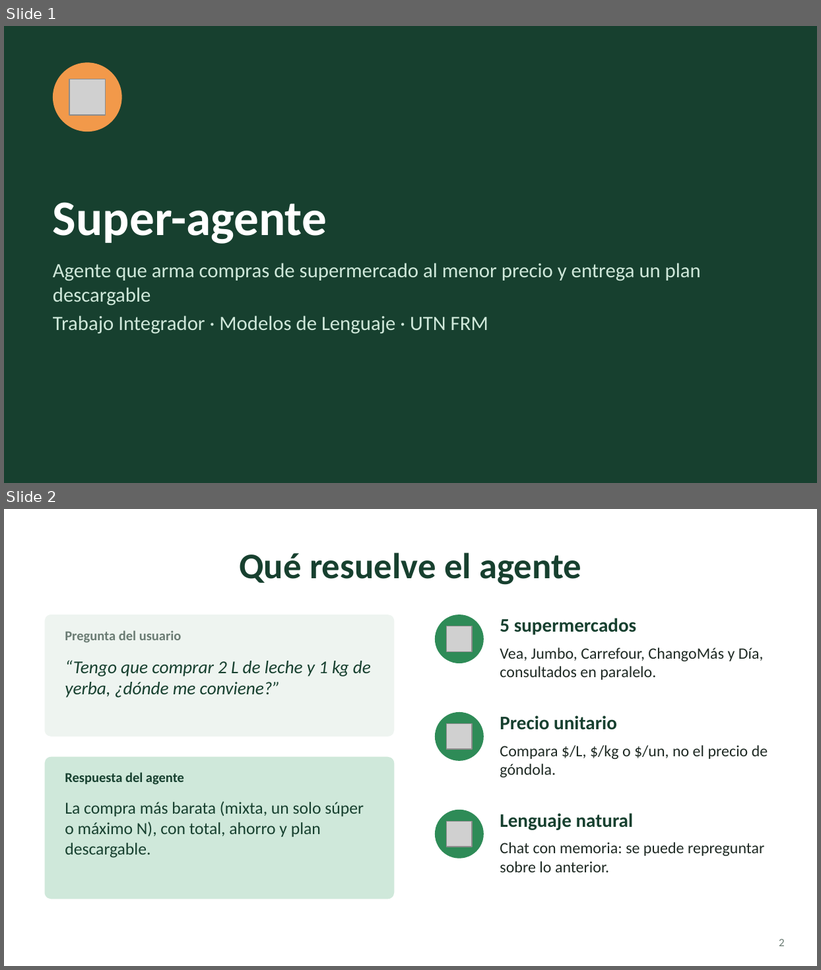
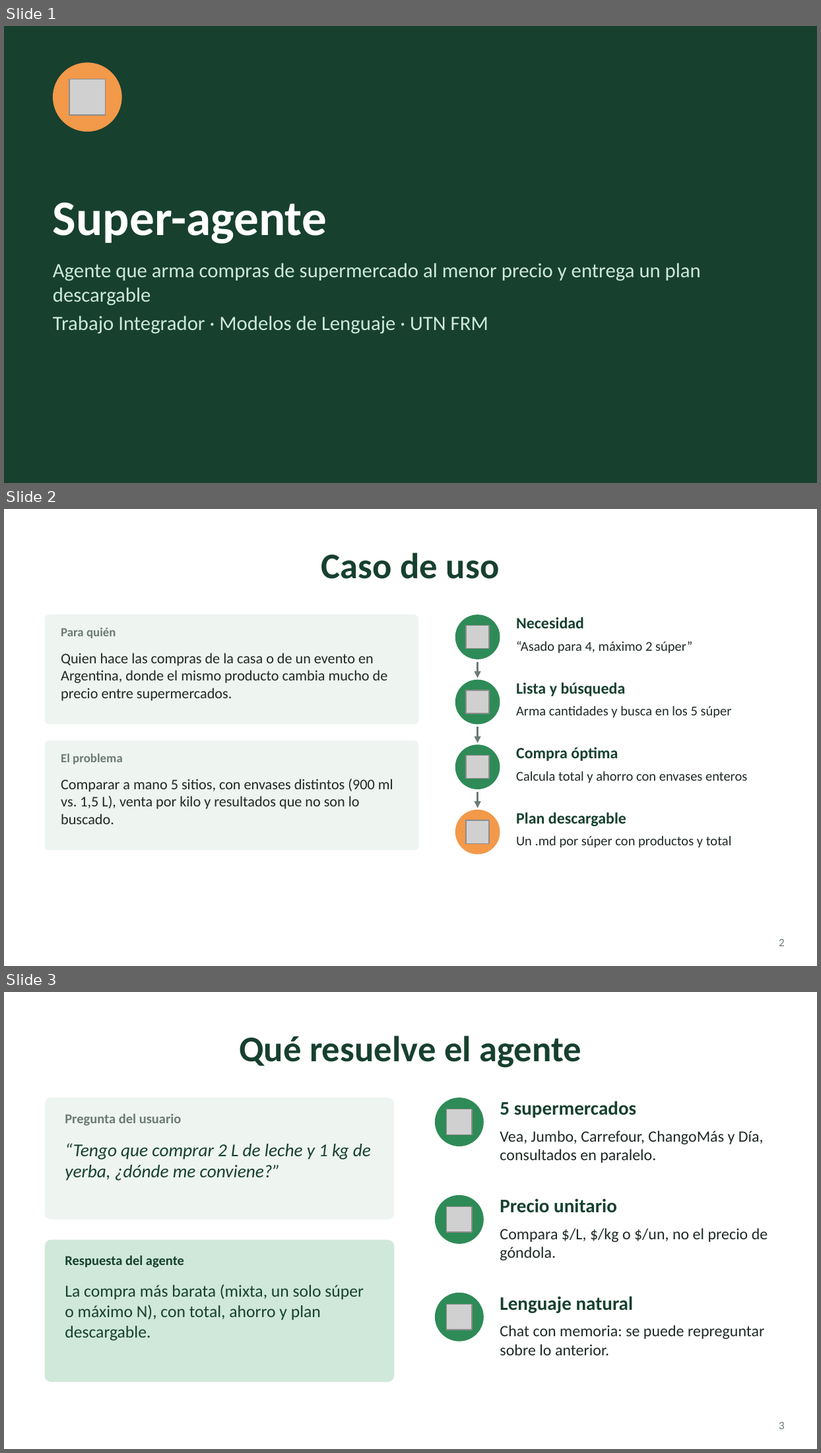
Before and after one commit to cuellojoaquinn/agente-de-supermercado, a slide deck: presentacion/super-agente.pptx. Shown one above the other, each under a label of ours: slides 1 and 2 before the commit, slides 1, 2 and 3 after it. The pictures are 821x970 and 821x1453 pixels, drawn with LibreOffice and Linux fonts; fonts in the diff are those of the drawing; grey boxes stand for pictures. Boxes give left, top, right and bottom in pixels: in the first picture for what was removed or moved away, otherwise in the second. Text is boxed around its words. In the diff, an @@ line names an element or a change of style, - is before the commit and + after.

```diff
--- a/presentacion/super-agente.pptx
+++ b/presentacion/super-agente.pptx
@@ slide 2 added at <box>4,509,817,966</box>, background #FFFFFF @@
@@ title added at <box>321,553,500,579</box>, 32 pt, text #17402F, bold @@
+Caso de uso
@@ rounded rectangle added at <box>45,615,418,724</box>, fill #EEF4F0 @@
@@ ellipse added at <box>455,615,500,659</box>, fill #2E8B57 @@
@@ picture added at <box>466,625,490,649</box> @@
@@ text added at <box>516,617,584,628</box>, 14 pt, text #17402F, bold @@
+Necesidad
@@ text added at <box>61,628,116,638</box>, 11 pt, text #6B7C74, bold @@
+Para quién
@@ text added at <box>516,641,692,654</box>, 12 pt, text #1F2A24 @@
+“Asado para 4, máximo 2 súper”
@@ text added at <box>61,653,388,701</box>, 13 pt, text #1F2A24 @@
+Quien hace las compras de la casa o de un evento en Argentina, donde el mismo producto cambia mucho de precio entre supermercados.
@@ arrow added from (478, 662) to (478, 678), #6B7C74 1.5 pt @@
@@ ellipse added at <box>455,680,500,724</box>, fill #2E8B57 @@
@@ text added at <box>516,683,626,696</box>, 14 pt, text #17402F, bold @@
+Lista y búsqueda
@@ picture added at <box>466,691,490,714</box> @@
@@ text added at <box>516,706,732,718</box>, 12 pt, text #1F2A24 @@
+Arma cantidades y busca en los 5 súper
@@ rounded rectangle added at <box>45,741,418,850</box>, fill #EEF4F0 @@
@@ ellipse added at <box>455,745,500,789</box>, fill #2E8B57 @@
@@ arrow added from (478, 727) to (478, 743), #6B7C74 1.5 pt @@
@@ text added at <box>61,754,123,764</box>, 11 pt, text #6B7C74, bold @@
+El problema
@@ picture added at <box>466,755,490,779</box> @@
@@ text added at <box>516,747,618,761</box>, 14 pt, text #17402F, bold @@
+Compra óptima
@@ text added at <box>61,779,393,824</box>, 13 pt, text #1F2A24 @@
+Comparar a mano 5 sitios, con envases distintos (900 ml vs. 1,5 L), venta por kilo y resultados que no son lo buscado.
@@ text added at <box>516,771,747,784</box>, 12 pt, text #1F2A24 @@
+Calcula total y ahorro con envases enteros
@@ arrow added from (478, 792) to (478, 808), #6B7C74 1.5 pt @@
@@ ellipse added at <box>455,810,500,855</box>, fill #F2994A @@
@@ picture added at <box>466,821,490,844</box> @@
@@ text added at <box>516,813,626,826</box>, 14 pt, text #17402F, bold @@
+Plan descargable
@@ text added at <box>516,836,732,848</box>, 12 pt, text #1F2A24 @@
+Un .md por súper con productos y total
@@ page number added at <box>779,939,785,947</box>, 10 pt, text #6B7C74 @@
+2
@@ what was slide 2 is now slide 3 @@
@@ page number at <box>779,1422,785,1430</box>: text changed @@
-2
+3
```
Also in this commit, not shown: 2 slides changed, 8 other slides added, 1 slide removed, 3 other files.
